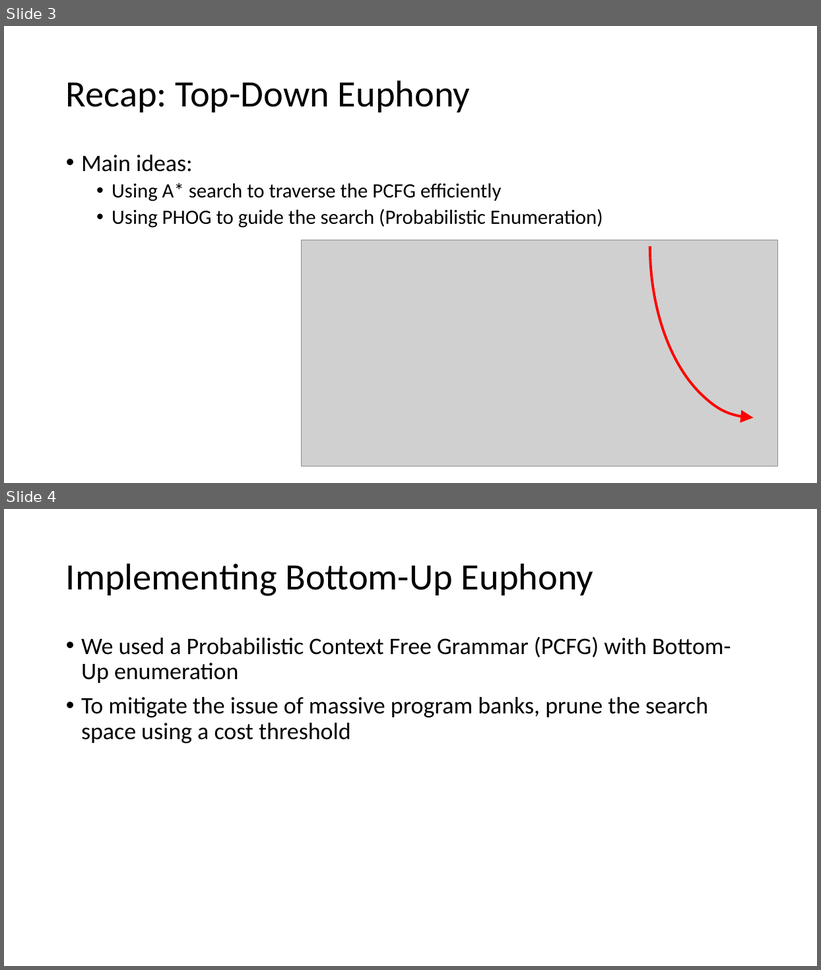
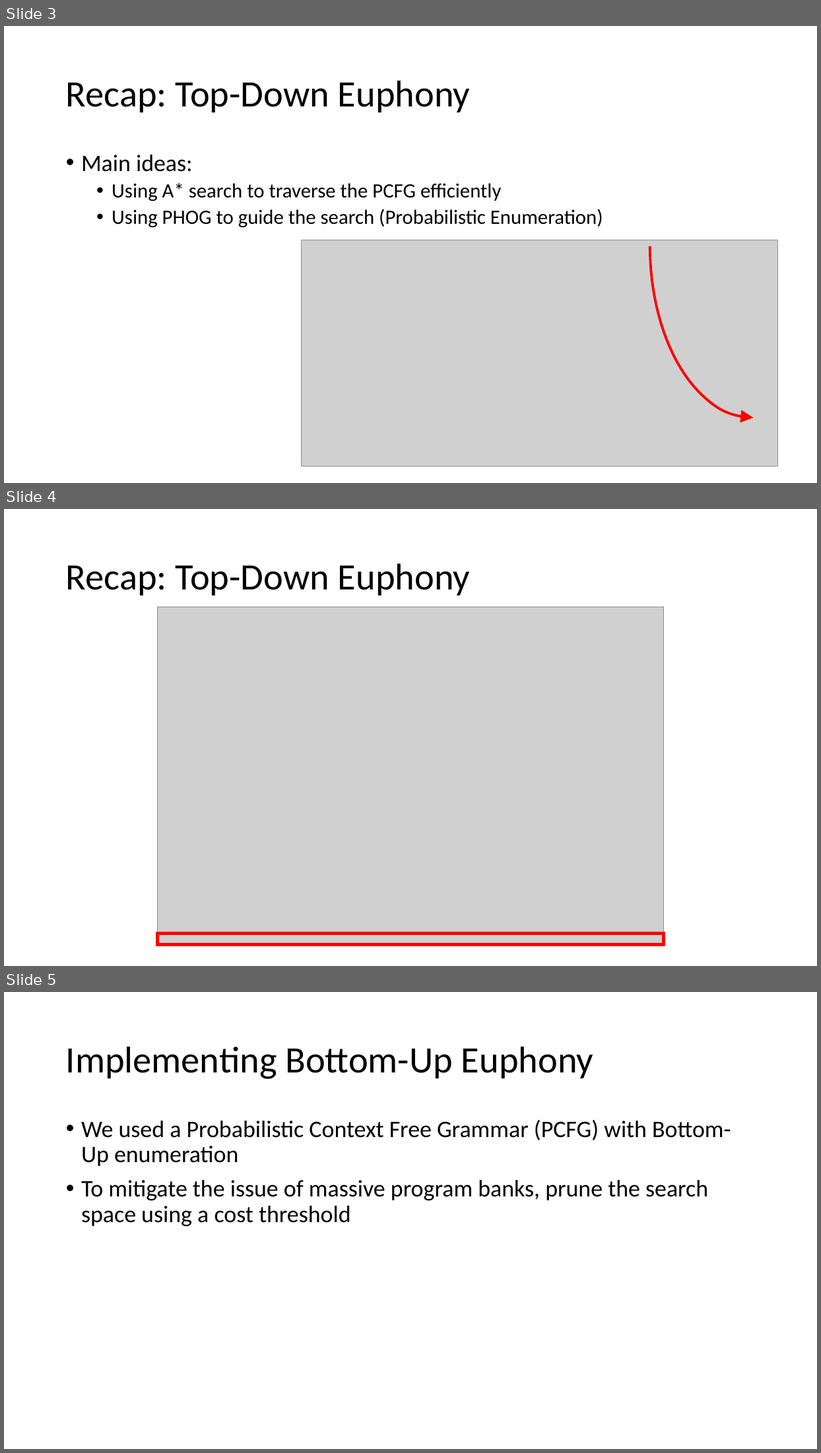
Before and after one commit to skinzer/euphony, a slide deck: slides/final_presentation.pptx. Shown one above the other, each under a label of ours: slides 3 and 4 before the commit, slides 3, 4 and 5 after it. The pictures are 821x970 and 821x1453 pixels, drawn with LibreOffice and Linux fonts; fonts in the diff are those of the drawing; grey boxes stand for pictures. Boxes give left, top, right and bottom in pixels: in the first picture for what was removed or moved away, otherwise in the second. Text is boxed around its words. In the diff, an @@ line names an element or a change of style, - is before the commit and + after.

Commit message:
stuff

```diff
--- a/slides/final_presentation.pptx
+++ b/slides/final_presentation.pptx
@@ slide 4 added at [4, 509, 817, 966], background #FFFFFF @@
@@ title added at [66, 563, 470, 595], 44 pt, text #000000 @@
+Recap: Top-Down Euphony
@@ picture added at [158, 607, 664, 945] @@
@@ rectangle added at [158, 933, 664, 945], outline #FF0000 4 pt @@
@@ what was slide 4 is now slide 5 @@
```
